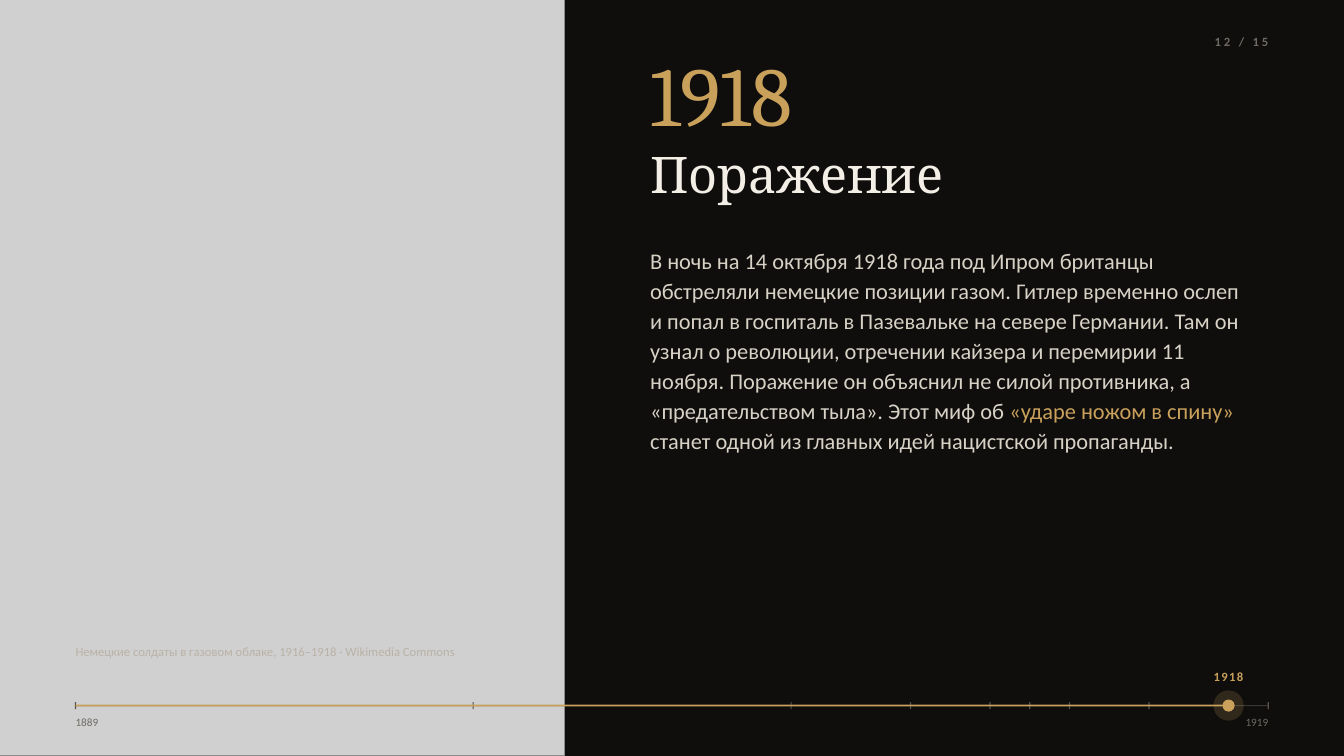
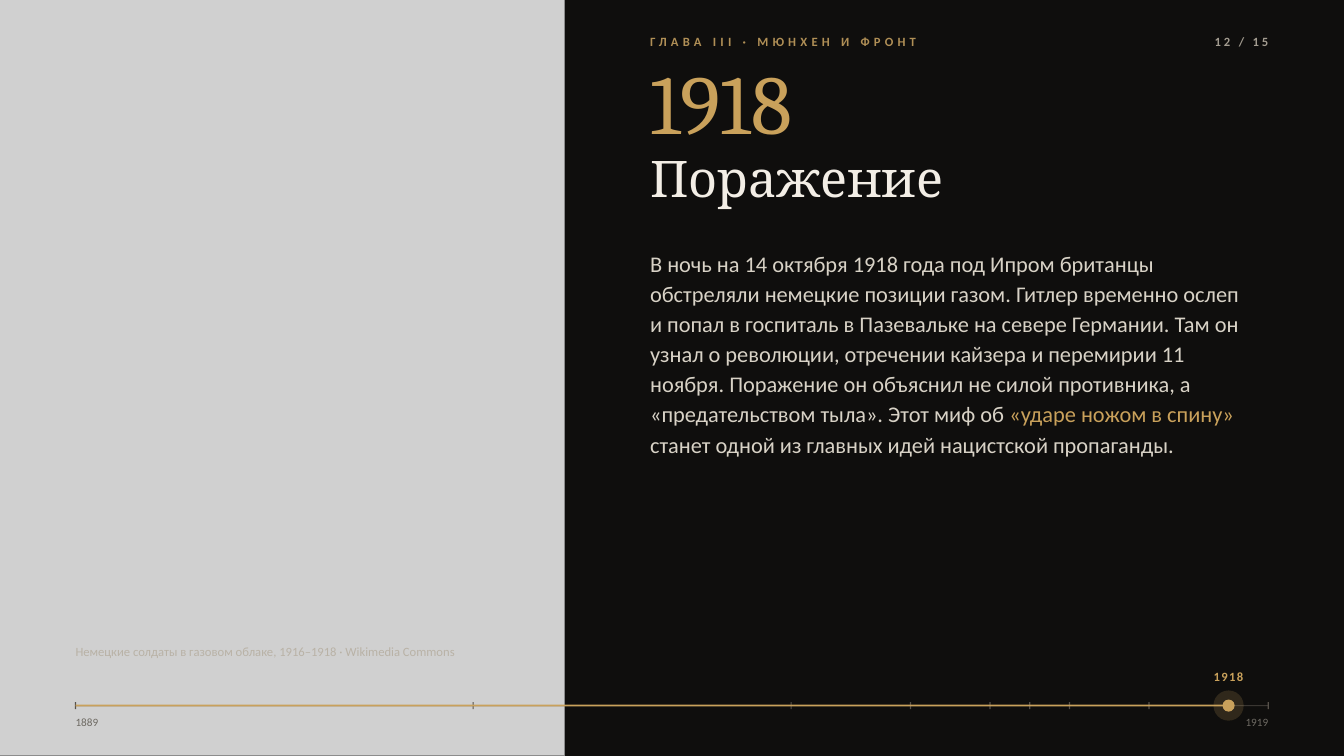
Before and after one commit to EpicGold/DDD, a slide deck: slide 12 of presentation-hitler/Гитлер_до_политической_карьеры_1889-1919.pptx. Drawn at 1344x756 pixels with LibreOffice and Linux fonts; fonts in the diff are those of the drawing; grey boxes stand for pictures; background and template pictures are left out. Boxes give left, top, right and bottom in pixels: in the first picture for what was removed or moved away, otherwise in the second. Text is boxed around its words. In the diff, an @@ line names an element or a change of style, - is before the commit and + after.

```diff
--- a/presentation-hitler/Гитлер_до_политической_карьеры_1889-1919.pptx
+++ b/presentation-hitler/Гитлер_до_политической_карьеры_1889-1919.pptx
@@ text "1918": place and size @@
-text "1918" at box(650, 69, 792, 127)
+text "1918" at box(650, 77, 792, 135)
@@ text added at box(650, 37, 916, 46), 9 pt, text #B08F56, bold @@
+ГЛАВА III · МЮНХЕН И ФРОНТ
@@ text "12 / 15" at box(1215, 38, 1269, 46): text colour #6E6A63 to #A39C90 @@
@@ text "Поражение": place and size @@
-text "Поражение" at box(650, 157, 943, 205)
+text "Поражение" at box(650, 161, 943, 209)
@@ text "В ночь на 14 октября ...": place and size @@
-text "В ночь на 14 октября ..." at box(650, 253, 1239, 453)
+text "В ночь на 14 октября ..." at box(650, 256, 1239, 457)
```
Also in this commit, not shown: 14 other slides changed, 4 other files.
